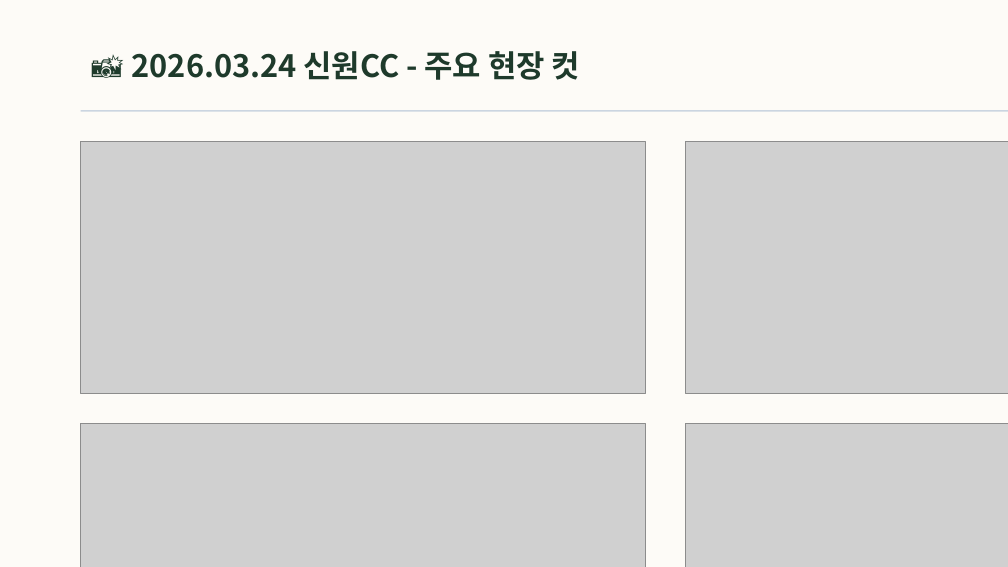
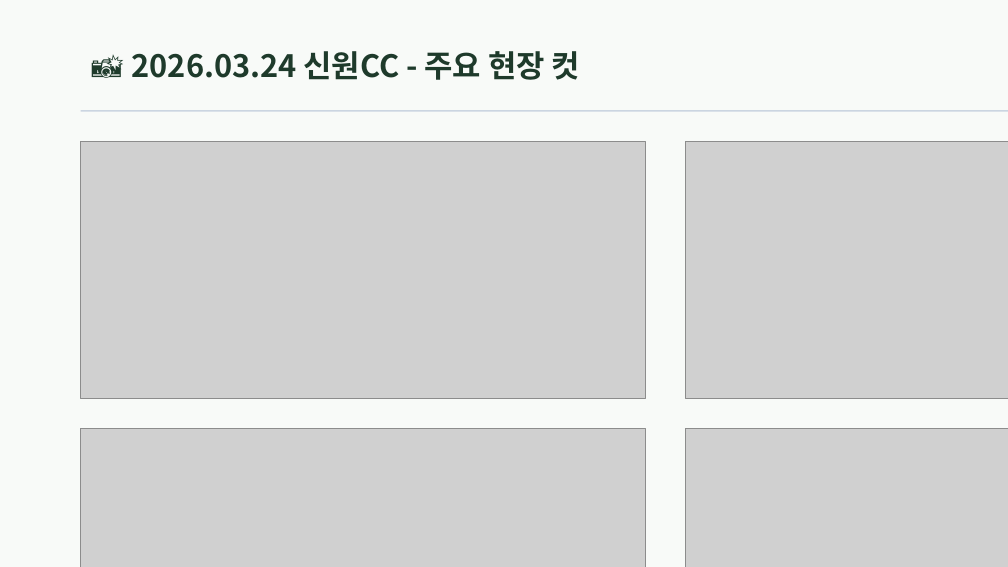
Before and after one commit to BluemMountain/snu-ai-golf4, a slide deck: slide 9 of 2026_SNU_AI_GOLF_Memories.pptx. Drawn at 1008x567 pixels with LibreOffice and Linux fonts; fonts in the diff are those of the drawing; grey boxes stand for pictures. Boxes give left, top, right and bottom in pixels: in the first picture for what was removed or moved away, otherwise in the second. Text is boxed around its words. In the diff, an @@ line names an element or a change of style, - is before the commit and + after.

Commit message:
Fix presentation.html Supabase initialization and PPTX full-bleed dark green background with text-wrap; bump PWA cache to v6.81

```diff
--- a/2026_SNU_AI_GOLF_Memories.pptx
+++ b/2026_SNU_AI_GOLF_Memories.pptx
@@ background #FDFBF7 to #F8FAF8 @@
@@ picture: place and size @@
-picture at bbox=[81, 141, 645, 393]
+picture at bbox=[81, 141, 645, 398]
@@ picture: place and size @@
-picture at bbox=[685, 141, 1008, 393]
+picture at bbox=[685, 141, 1008, 398]
@@ picture: place and size @@
-picture at bbox=[81, 423, 645, 567]
+picture at bbox=[81, 428, 645, 567]
@@ picture: place and size @@
-picture at bbox=[685, 423, 1008, 567]
+picture at bbox=[685, 428, 1008, 567]
```
Also in this commit, not shown: 22 other slides changed, 3 other files.
